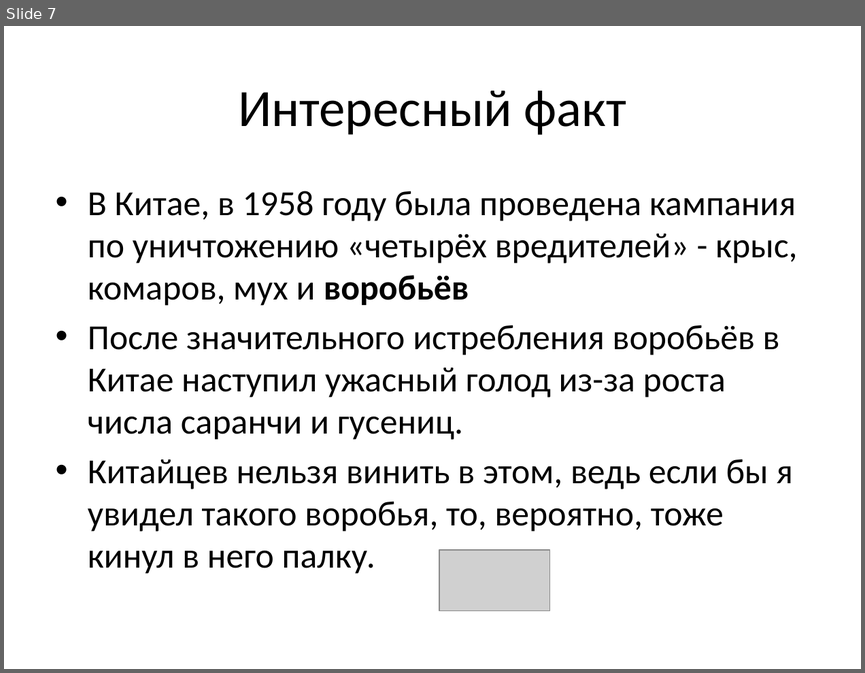
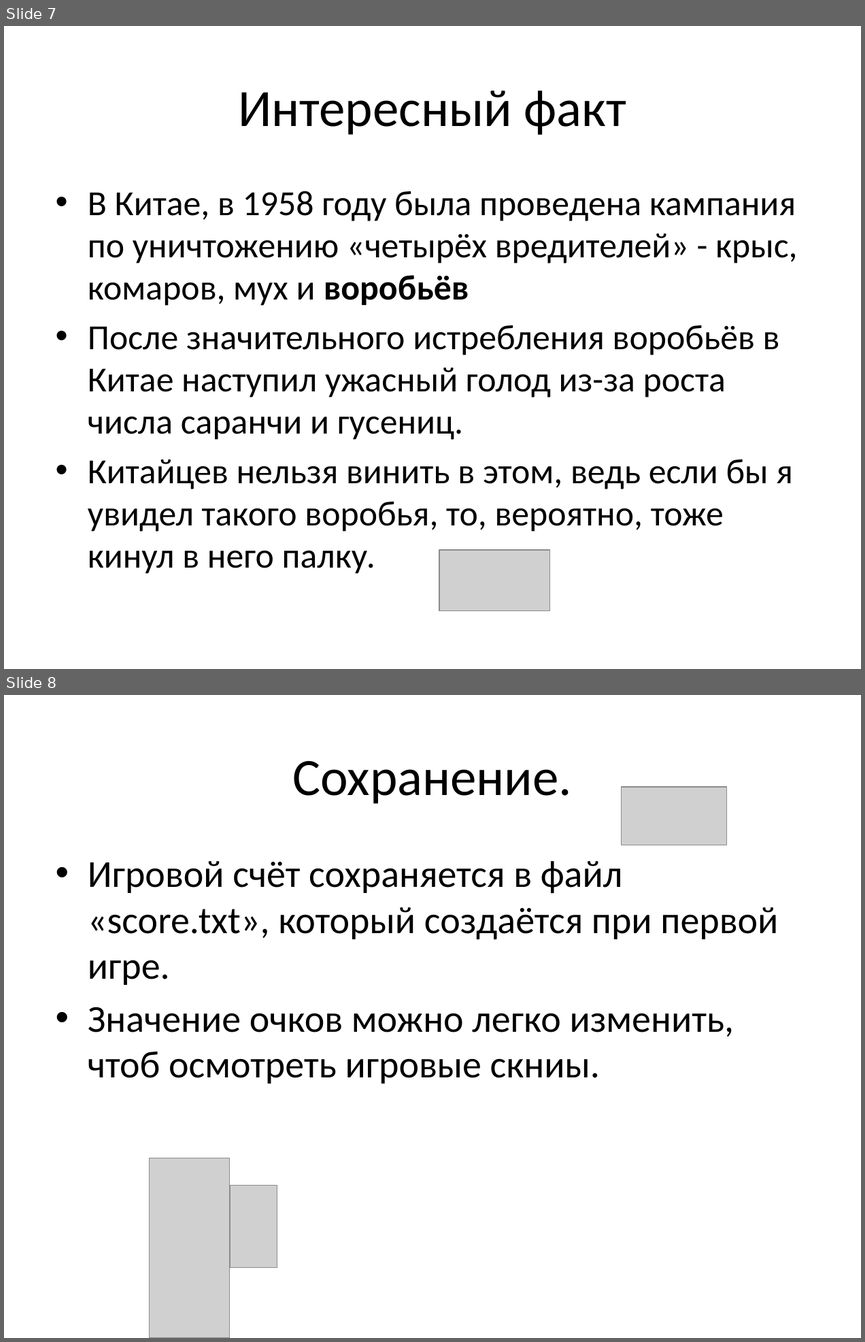
Before and after one commit to 100108sergey5/LMS_ProjectFlappyBird, a slide deck: Flappy Bird.pptx. Shown one above the other, each under a label of ours: slide 7 before the commit, slides 7 and 8 after it. The pictures are 865x673 and 865x1342 pixels, drawn with LibreOffice and Linux fonts; fonts in the diff are those of the drawing; grey boxes stand for pictures. Boxes give left, top, right and bottom in pixels: in the first picture for what was removed or moved away, otherwise in the second. Text is boxed around its words. In the diff, an @@ line names an element or a change of style, - is before the commit and + after.

```diff
--- a/Flappy Bird.pptx
+++ b/Flappy Bird.pptx
@@ slide 8 added at [4,695,861,1338], background #FFFFFF @@
@@ title added at [292,761,572,804], 44 pt, text #000000 @@
+Сохранение.
@@ picture added at [621,787,726,845] @@
@@ text added at [88,861,778,1083], 32 pt, text #000000 @@
+• Игровой счёт сохраняется в файл «score.txt», который создаётся при первой игре.
+• Значение очков можно легко изменить, чтоб осмотреть игровые скниы.
@@ picture added at [149,1157,229,1338] @@
@@ picture added at [230,1185,277,1267] @@
```
Also in this commit, not shown: 1 slide changed.
